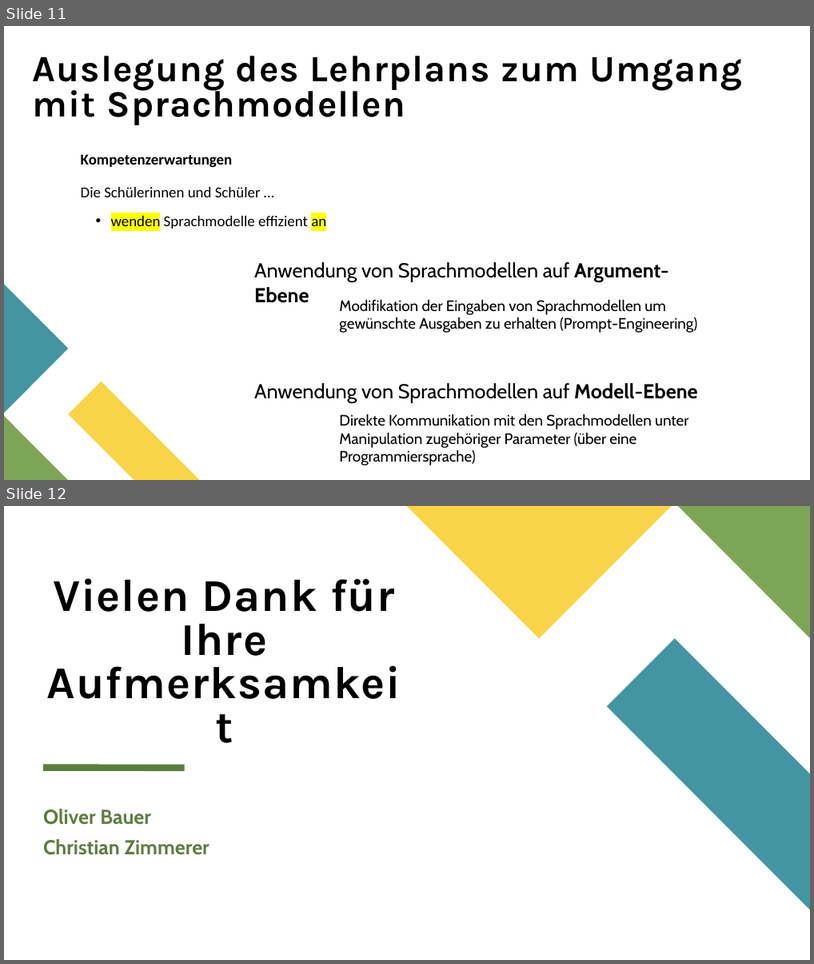
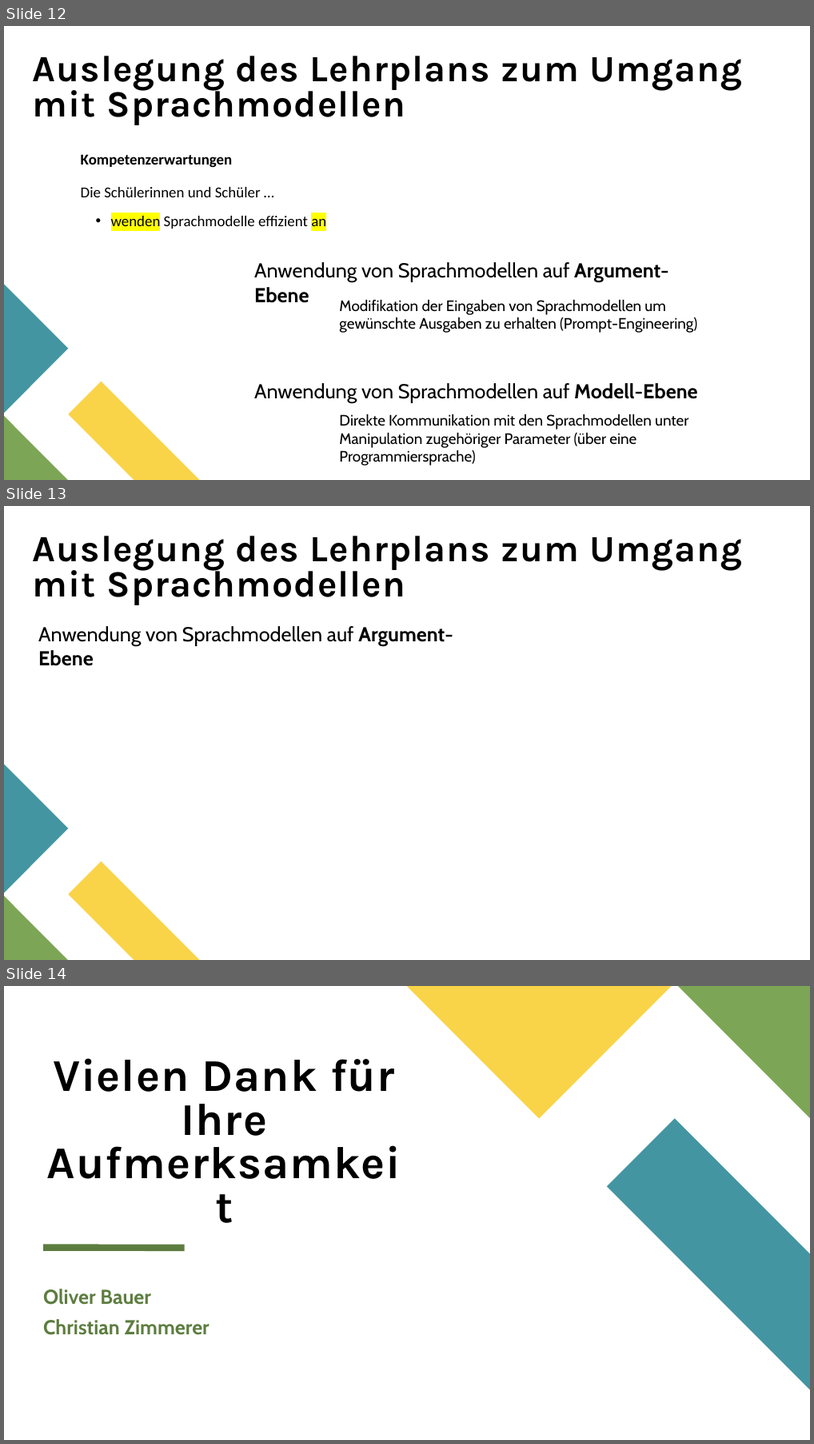
Before and after one commit to spaciva-Bauer/Fortbildungen, a slide deck: Praesentation/MB-Veranstaltung_Sprachmodelle_0.1.pptx. Shown one above the other, each under a label of ours: slides 11 and 12 before the commit, slides 12, 13 and 14 after it. The pictures are 814x964 and 814x1444 pixels, drawn with LibreOffice and Linux fonts; fonts in the diff are those of the drawing. Boxes give left, top, right and bottom in pixels: in the first picture for what was removed or moved away, otherwise in the second. Text is boxed around its words. In the diff, an @@ line names an element or a change of style, - is before the commit and + after.

```diff
--- a/Praesentation/MB-Veranstaltung_Sprachmodelle_0.1.pptx
+++ b/Praesentation/MB-Veranstaltung_Sprachmodelle_0.1.pptx
@@ slide 13 added at (4, 506, 810, 960), background #FFFFFF; not listed: 3 template elements that a slide beside it also shows @@
@@ title added at (33, 536, 742, 605), 44 pt, text #000000, bold @@
+Auslegung des Lehrplans zum Umgang mit Sprachmodellen
@@ text added at (38, 626, 454, 666), 24 pt, text #000000 @@
+Anwendung von Sprachmodellen auf Argument-Ebene
@@ what was slide 11 is now slide 12 @@
@@ what was slide 12 is now slide 14 @@
```
Also in this commit, not shown: 2 slides changed, 1 other slide added.
